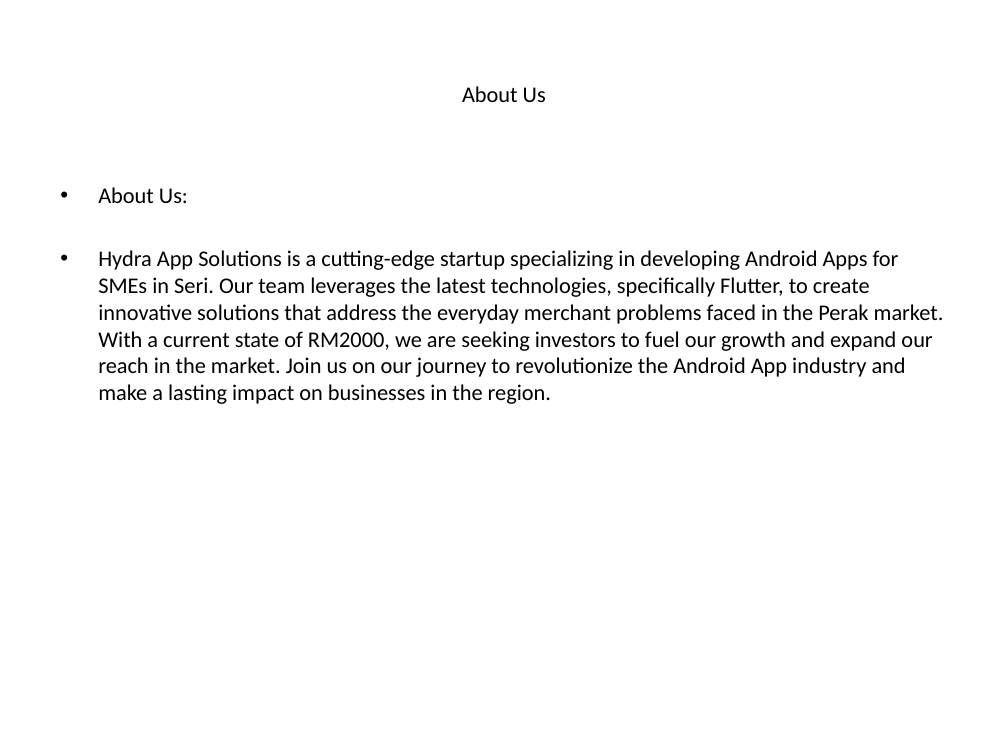
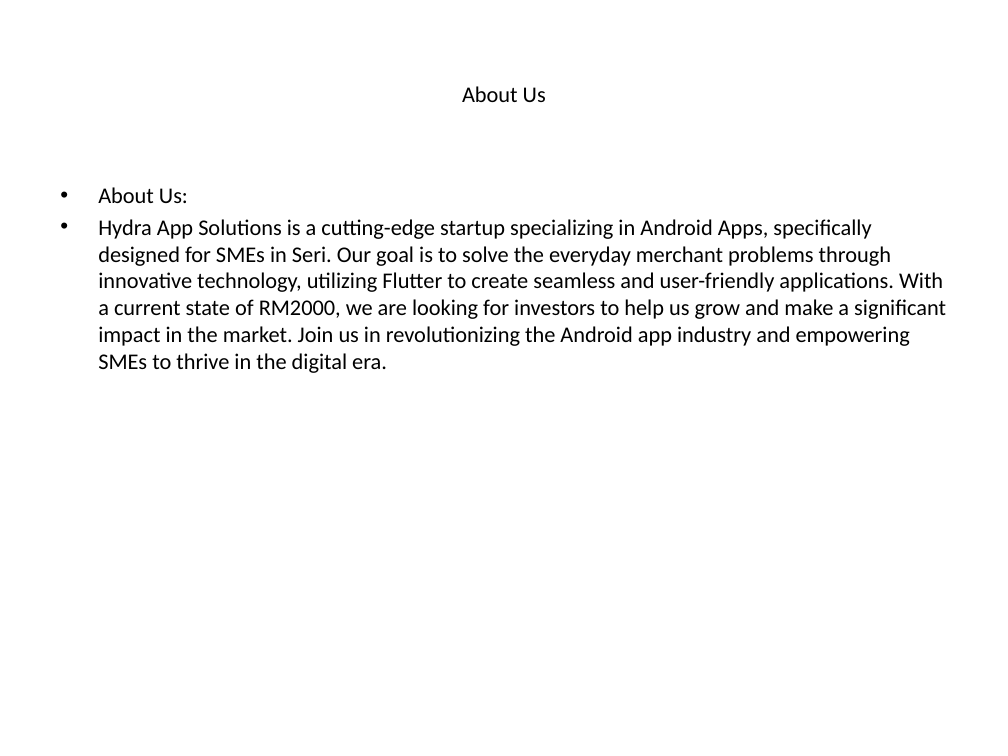
Before and after one commit to luhouyang/cantimagine, a slide deck: slide 2 of generated_ppt/_presentation.pptx. Drawn at 1008x756 pixels with LibreOffice and Linux fonts; fonts in the diff are those of the drawing. Boxes give left, top, right and bottom in pixels: in the first picture for what was removed or moved away, otherwise in the second. Text is boxed around its words. In the diff, an @@ line names an element or a change of style, - is before the commit and + after.

```diff
--- a/generated_ppt/_presentation.pptx
+++ b/generated_ppt/_presentation.pptx
@@ text at [98, 219, 946, 373]: text changed @@
-• Hydra App Solutions is a cutting-edge startup specializing in developing Android Apps for SMEs in Seri. Our team leverages the latest technologies, specifically Flutter, to create innovative solutions that address the everyday merchant problems faced in the Perak market. With a current state of RM2000, we are seeking investors to fuel our growth and expand our reach in the market. Join us on our journey to revolutionize the Android App industry and make a lasting impact on businesses in the region.
+• Hydra App Solutions is a cutting-edge startup specializing in Android Apps, specifically designed for SMEs in Seri. Our goal is to solve the everyday merchant problems through innovative technology, utilizing Flutter to create seamless and user-friendly applications. With a current state of RM2000, we are looking for investors to help us grow and make a significant impact in the market. Join us in revolutionizing the Android app industry and empowering SMEs to thrive in the digital era.
```
Also in this commit, not shown: 4 other slides changed.
